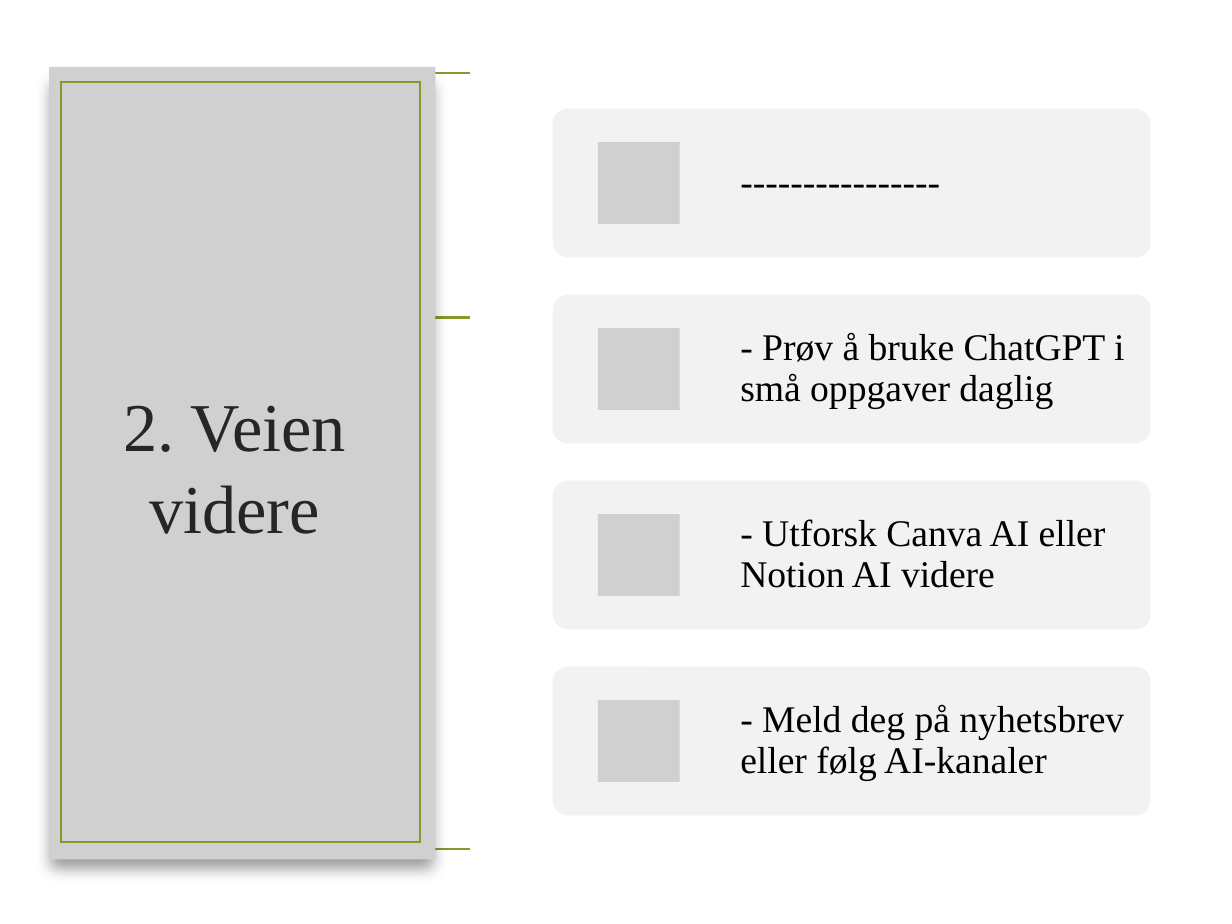
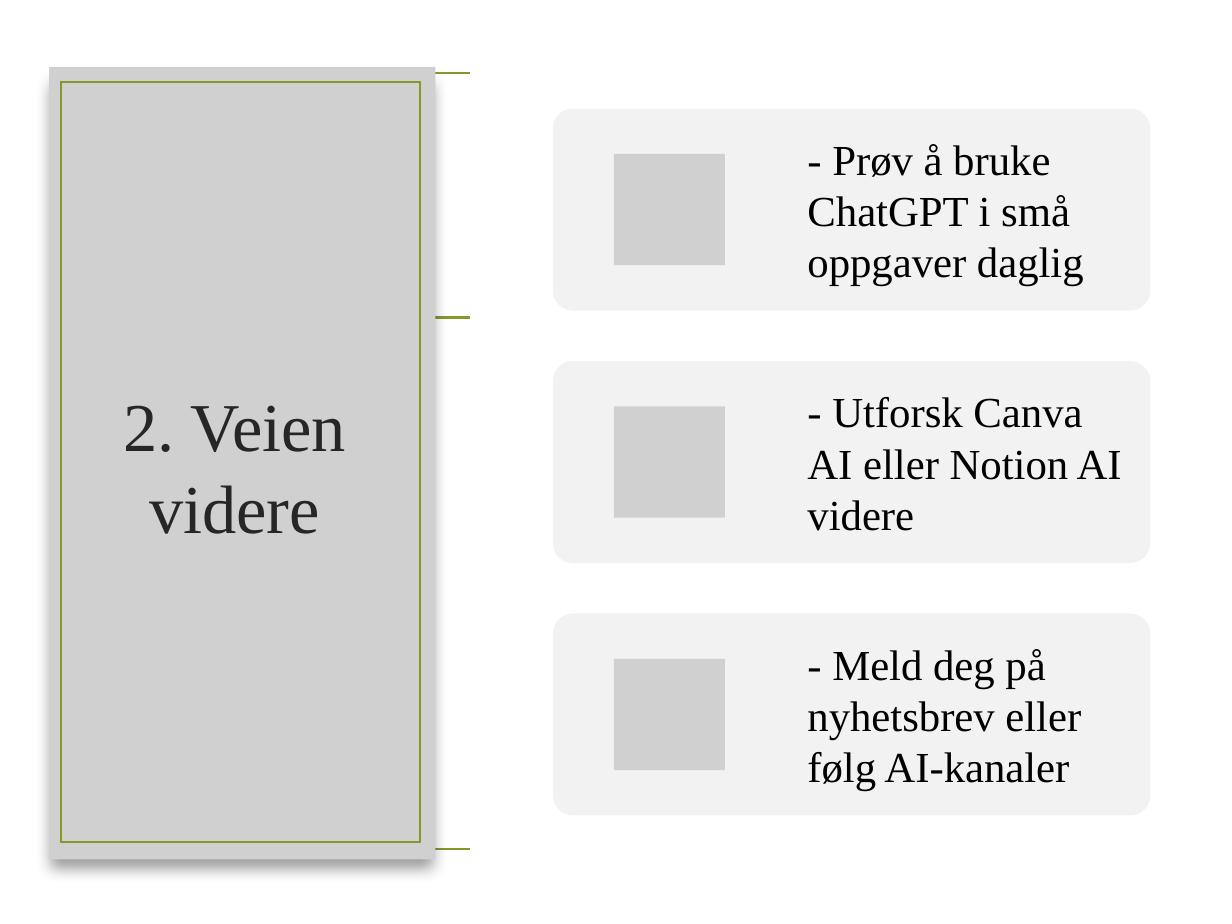
Before and after one commit to Cre8XF/cre8xf.dev, a slide deck: slide 3 of kurs/ai-for-nybegynnere/modul5-avslutning/modul5.pptx. Drawn at 1232x924 pixels with LibreOffice and Linux fonts; fonts in the diff are those of the drawing; grey boxes stand for pictures; background and template pictures are left out. Boxes give left, top, right and bottom in pixels: in the first picture for what was removed or moved away, otherwise in the second. Text is boxed around its words. In the diff, an @@ line names an element or a change of style, - is before the commit and + after.

```diff
--- a/kurs/ai-for-nybegynnere/modul5-avslutning/modul5.pptx
+++ b/kurs/ai-for-nybegynnere/modul5-avslutning/modul5.pptx
@@ rounded rectangle: place and size @@
-rounded rectangle at [553, 108, 1151, 257]
+rounded rectangle at [553, 108, 1151, 310]
@@ size 22 to 25 pt; line spacing 0.9 to 1; more space between paragraphs in 3 elements at [807, 649, 1081, 791], [807, 397, 1122, 531], [807, 144, 1084, 286] @@
@@ text "- Prøv å bruke ChatGPT ...": place and size @@
-text "- Prøv å bruke ChatGPT ..." at [740, 332, 1124, 409]
+text "- Prøv å bruke ChatGPT ..." at [807, 144, 1084, 286]
@@ picture added at [614, 154, 724, 265] @@
@@ rounded rectangle: place and size @@
-rounded rectangle at [553, 294, 1151, 444]
+rounded rectangle at [553, 361, 1151, 563]
@@ text "- Utforsk Canva AI eller ...": place and size @@
-text "- Utforsk Canva AI eller ..." at [740, 519, 1106, 588]
+text "- Utforsk Canva AI eller ..." at [807, 397, 1122, 531]
@@ picture added at [614, 407, 724, 517] @@
@@ rounded rectangle: place and size @@
-rounded rectangle at [553, 667, 1151, 816]
+rounded rectangle at [553, 614, 1151, 816]
@@ text "- Meld deg på nyhetsbrev ...": place and size @@
-text "- Meld deg på nyhetsbrev ..." at [740, 704, 1124, 781]
+text "- Meld deg på nyhetsbrev ..." at [807, 649, 1081, 791]
@@ picture: place and size @@
-picture at [598, 514, 679, 595]
+picture at [614, 659, 724, 770]
@@ group removed at [553, 108, 1151, 781]: 3 pictures, 1 text, 1 rounded rectangle @@
-----------------
```
Also in this commit, not shown: 3 other slides changed, 22 other files.
